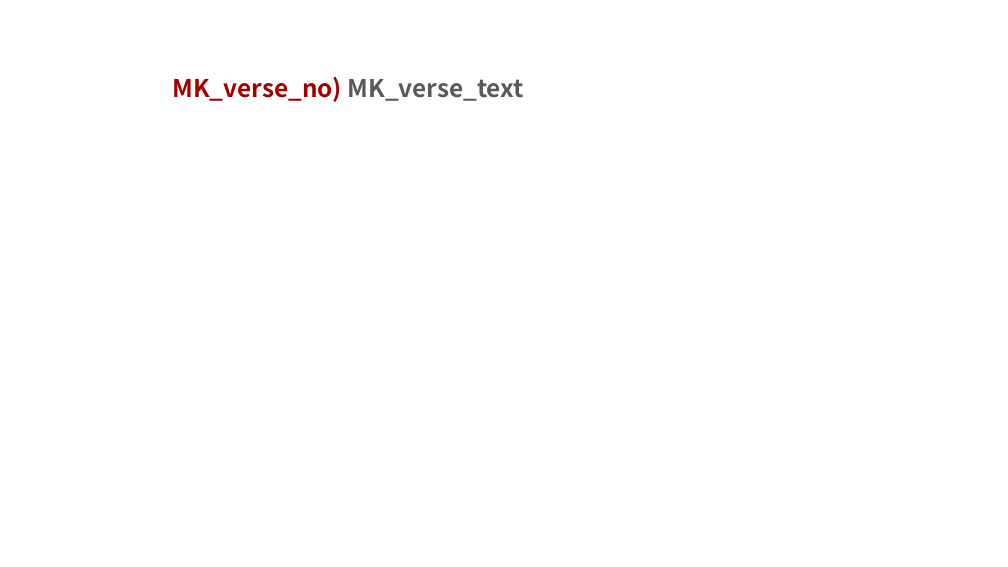
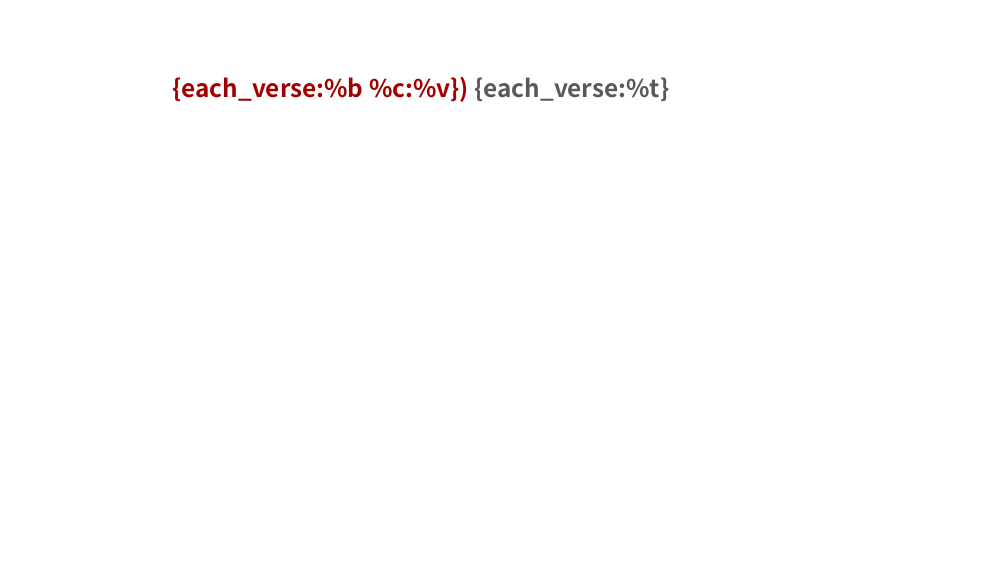
Before and after one commit to juria90/service_ppt, a slide deck: slide 15 of sample/Service-Template.pptx. Drawn at 1008x567 pixels with LibreOffice and Linux fonts; fonts in the diff are those of the drawing. Boxes give left, top, right and bottom in pixels: in the first picture for what was removed or moved away, otherwise in the second. Text is boxed around its words. In the diff, an @@ line names an element or a change of style, - is before the commit and + after.

Commit message:
Change find_replace to variable substitution with additional format for Bible verse and datetime.

```diff
--- a/sample/Service-Template.pptx
+++ b/sample/Service-Template.pptx
@@ text at [173,77,670,102]: text changed; text colour #595959 to #A20000 @@
-MK_verse_no) MK_verse_text
+{each_verse:%b %c:%v}) {each_verse:%t}
```
Also in this commit, not shown: 14 other slides changed, 13 other files.
